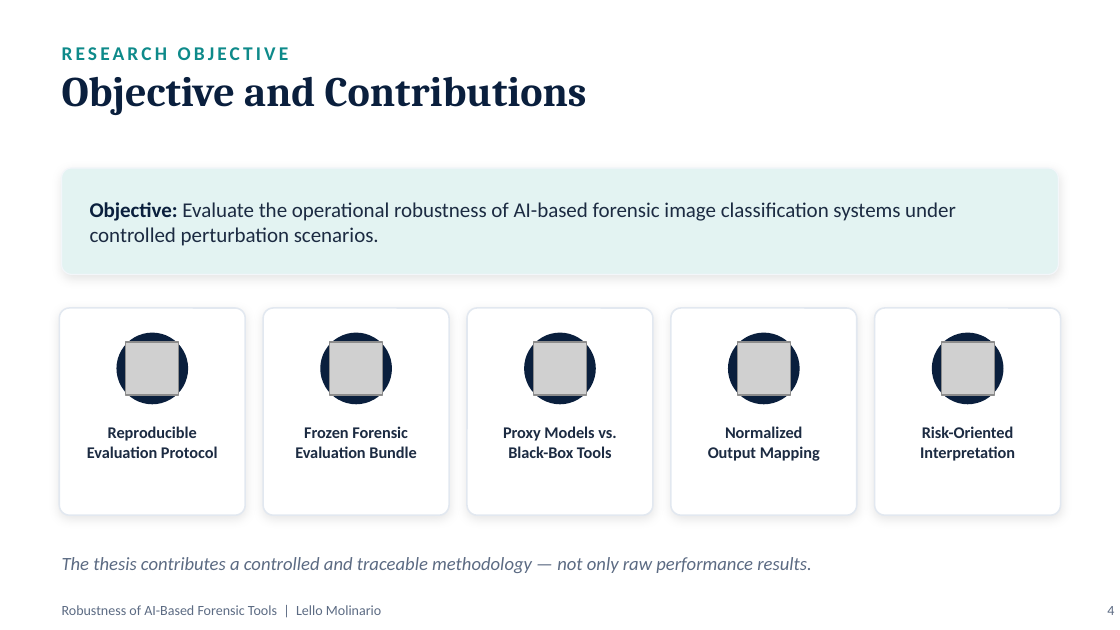
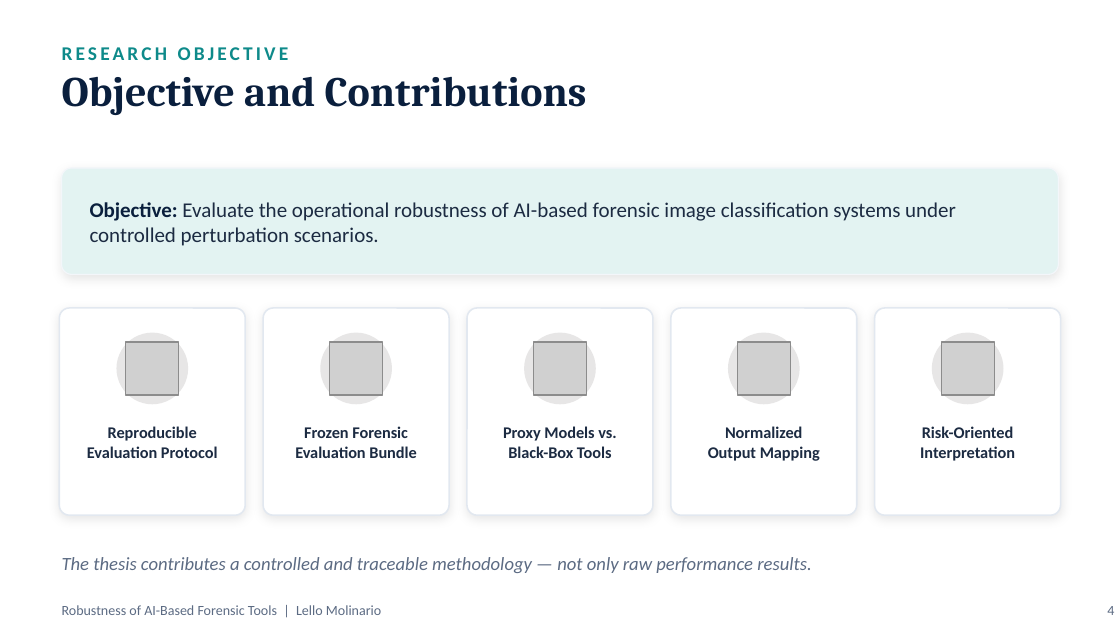
Before and after one commit to lmolinario/msc-thesis-ai-robustness-in-digital-forensics, a slide deck: slide 4 of docs/slides/Molinario_Thesis_Defense.pptx. Drawn at 1120x630 pixels with LibreOffice and Linux fonts; fonts in the diff are those of the drawing; grey boxes stand for pictures. Boxes give left, top, right and bottom in pixels: in the first picture for what was removed or moved away, otherwise in the second. Text is boxed around its words. In the diff, an @@ line names an element or a change of style, - is before the commit and + after.

```diff
--- a/docs/slides/Molinario_Thesis_Defense.pptx
+++ b/docs/slides/Molinario_Thesis_Defense.pptx
@@ fill #0A1F3D to #E7E6E6 in 5 elements at [116,333,188,404], [320,333,392,404], [524,333,596,404], [728,333,800,404], [932,333,1004,404] @@
```
Also in this commit, not shown: 9 other slides changed.
